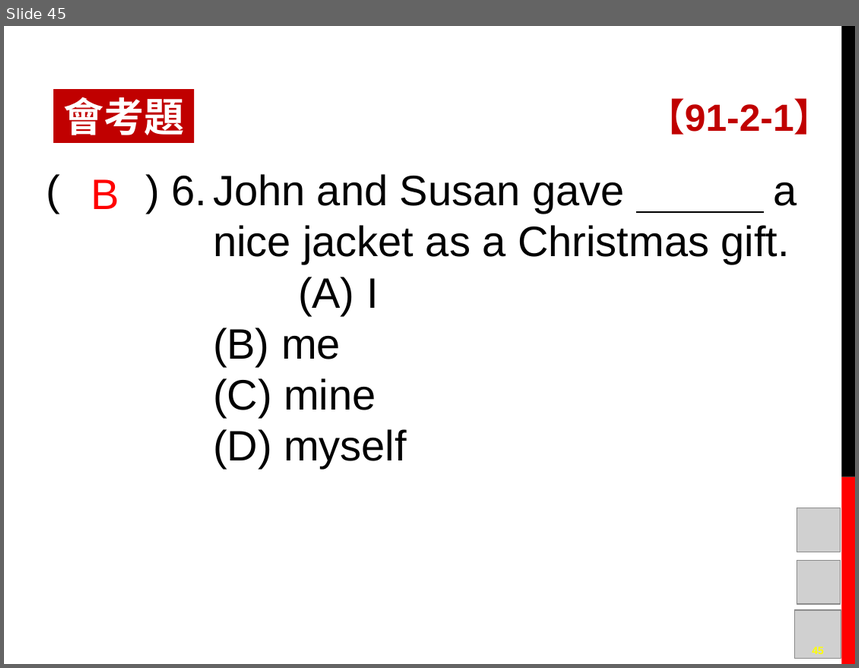
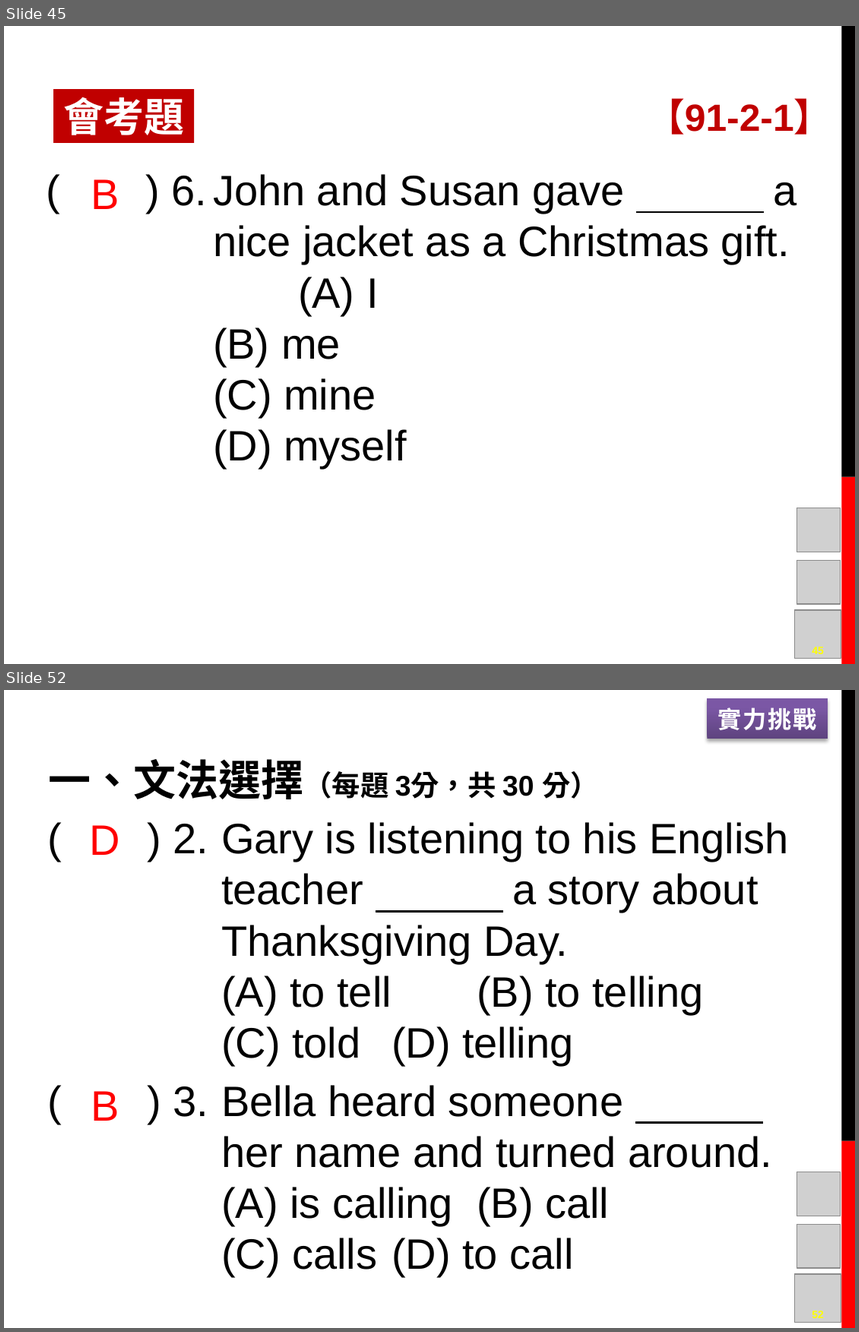
Before and after one commit to mousterchung/backup_data_from_desktop, a slide deck: school/junior_high_school/original_class/英語/八下講義/英語講義L05.pptx. Shown one above the other, each under a label of ours: slide 45 before the commit, slides 45 and 52 after it; the slides between them are not shown. The pictures are 859x668 and 859x1332 pixels, drawn with LibreOffice and Linux fonts; fonts in the diff are those of the drawing; grey boxes stand for pictures; background and template pictures are left out. Boxes give left, top, right and bottom in pixels: in the first picture for what was removed or moved away, otherwise in the second. Text is boxed around its words. In the diff, an @@ line names an element or a change of style, - is before the commit and + after.

```diff
--- a/school/junior_high_school/original_class/英語/八下講義/英語講義L05.pptx
+++ b/school/junior_high_school/original_class/英語/八下講義/英語講義L05.pptx
@@ slide 52 added at <box>4,690,855,1328</box>, background #FFFFFF; not listed: 2 template elements that a slide beside it also shows @@
@@ rectangle added at <box>707,698,828,739</box>, fill gradient #5F4480 to #7B58A6 to #7C57A8, 20 pt, text #FFFFFF, bold @@
+實力挑戰
@@ text added at <box>48,759,599,799</box>, 24 pt, text #000000, bold @@
+一、文法選擇（每題 3分，共 30 分）
@@ text added at <box>90,825,120,855</box>, 36 pt, text #FF0000 @@
+D
@@ text added at <box>173,822,789,1277</box>, 36 pt, text #000000 @@
+( ) 2. Gary is listening to his English teacher a story about Thanksgiving Day.
+(A) to tell (B) to telling
+(C) told (D) telling
+( ) 3. Bella heard someone .
+her name and turned around.
+(A) is calling (B) call
+(C) calls (D) to call
@@ text added at <box>91,1091,119,1121</box>, 36 pt, text #FF0000 @@
+B
@@ picture added at <box>797,1173,841,1216</box> @@
@@ picture added at <box>797,1224,840,1268</box> @@
@@ picture added at <box>794,1274,842,1323</box> @@
@@ page number added at <box>812,1311,824,1319</box>, 9 pt, text #FFFF00, bold @@
+52
```
Also in this commit, not shown: 30 other slides added.
